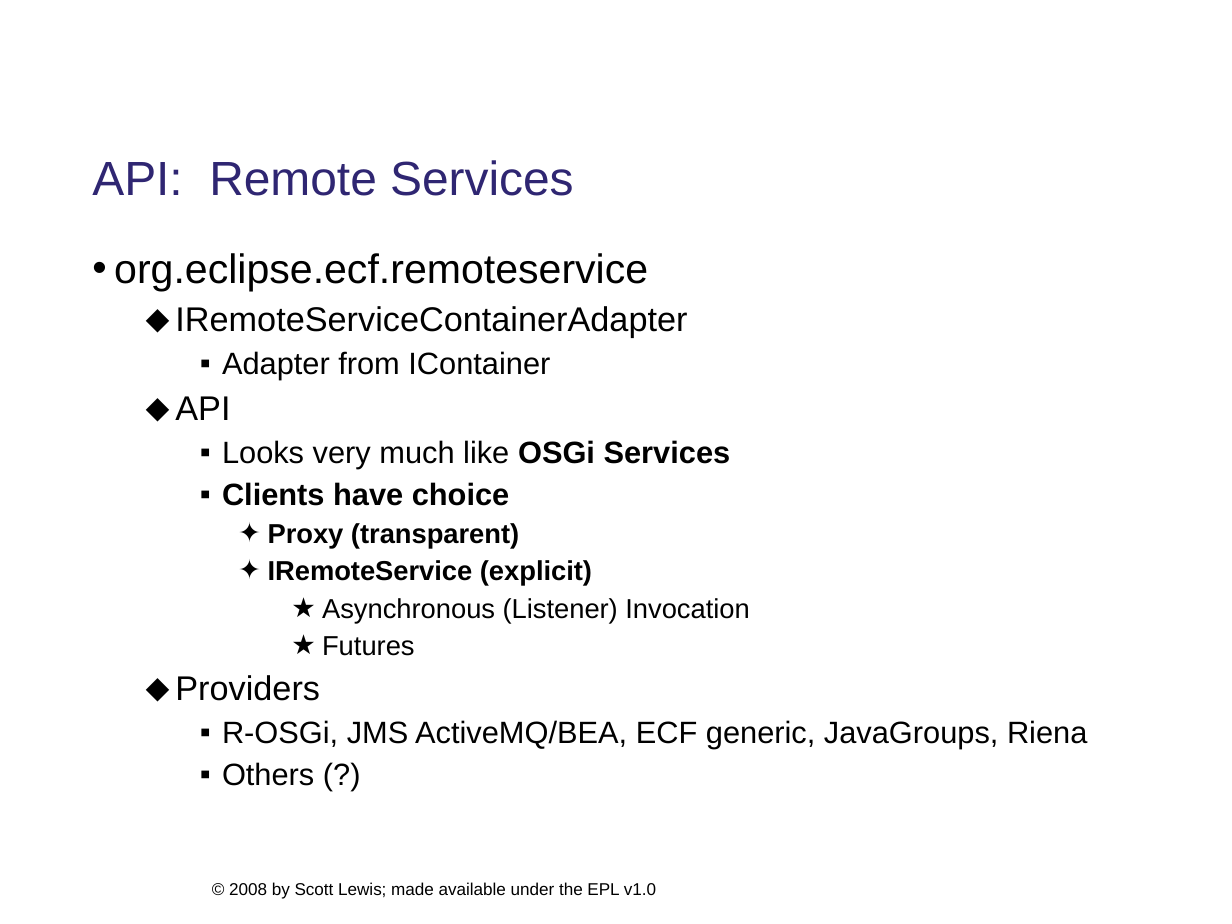
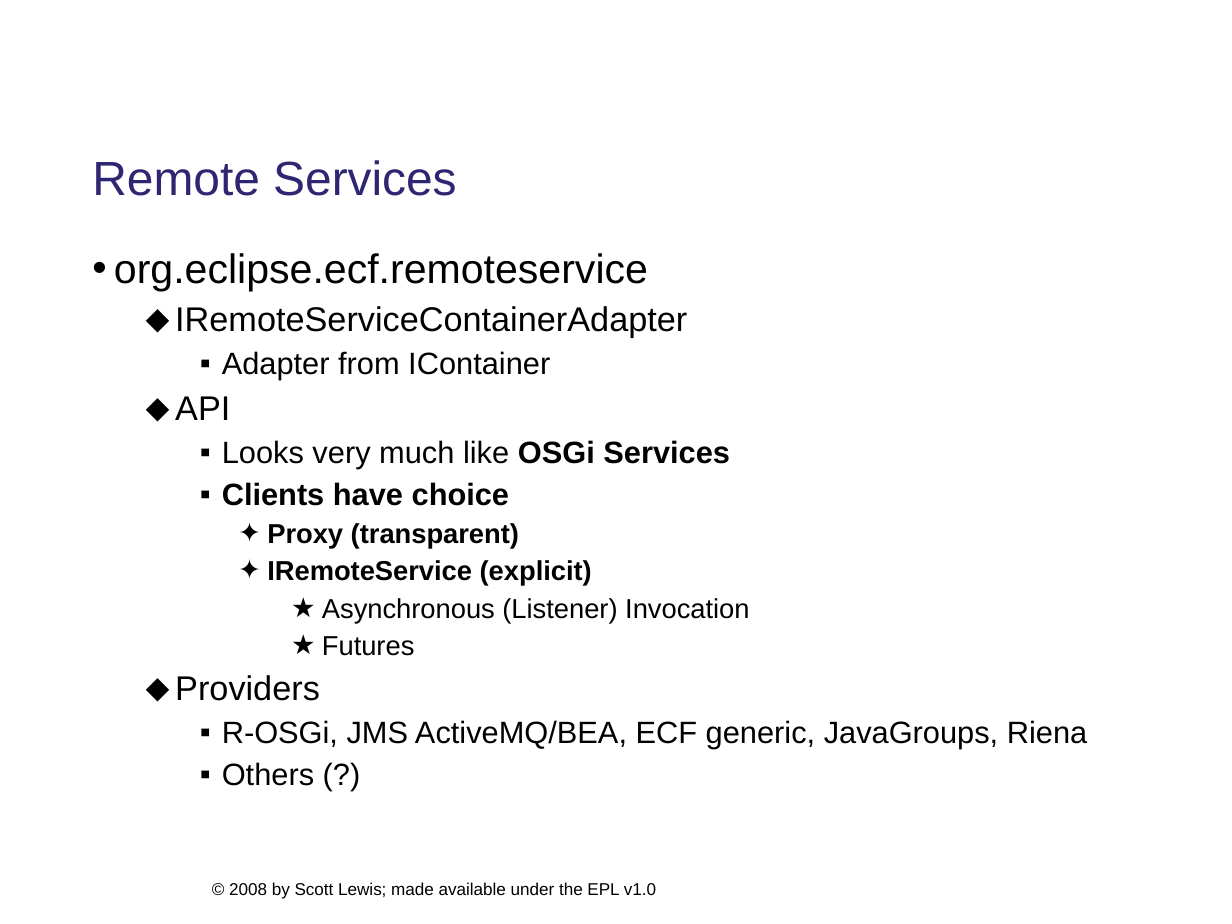
Before and after one commit to eclipse/ecf-website, a slide deck: slide 17 of presentations/eclipsecon2008/longtalk134/ecf_eclipsecon2008_134_DRAFT.ppt. Drawn at 1232x924 pixels with LibreOffice and Linux fonts; fonts in the diff are those of the drawing; background and template pictures are left out. Boxes give left, top, right and bottom in pixels: in the first picture for what was removed or moved away, otherwise in the second. Text is boxed around its words. In the diff, an @@ line names an element or a change of style, - is before the commit and + after.

```diff
--- a/presentations/eclipsecon2008/longtalk134/ecf_eclipsecon2008_134_DRAFT.ppt
+++ b/presentations/eclipsecon2008/longtalk134/ecf_eclipsecon2008_134_DRAFT.ppt
@@ title at bbox=[92, 160, 456, 196]: text changed @@
-API: Remote Services
+Remote Services
```
Also in this commit, not shown: 7 other slides changed, 2 other files.
